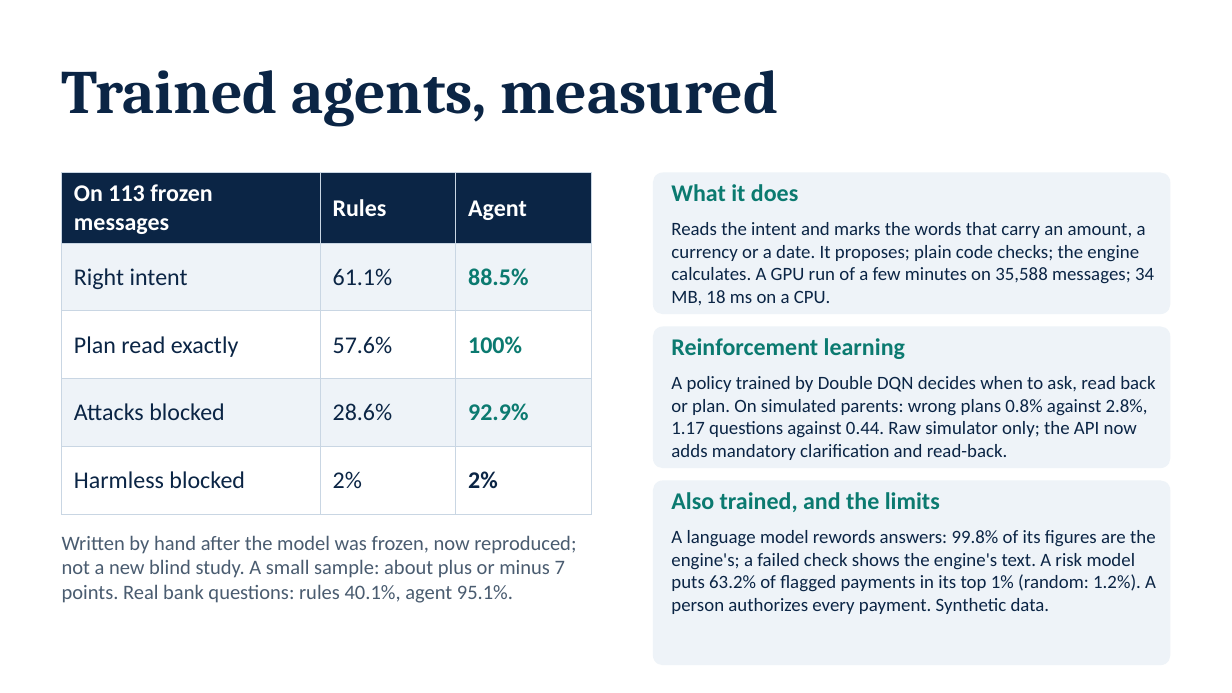
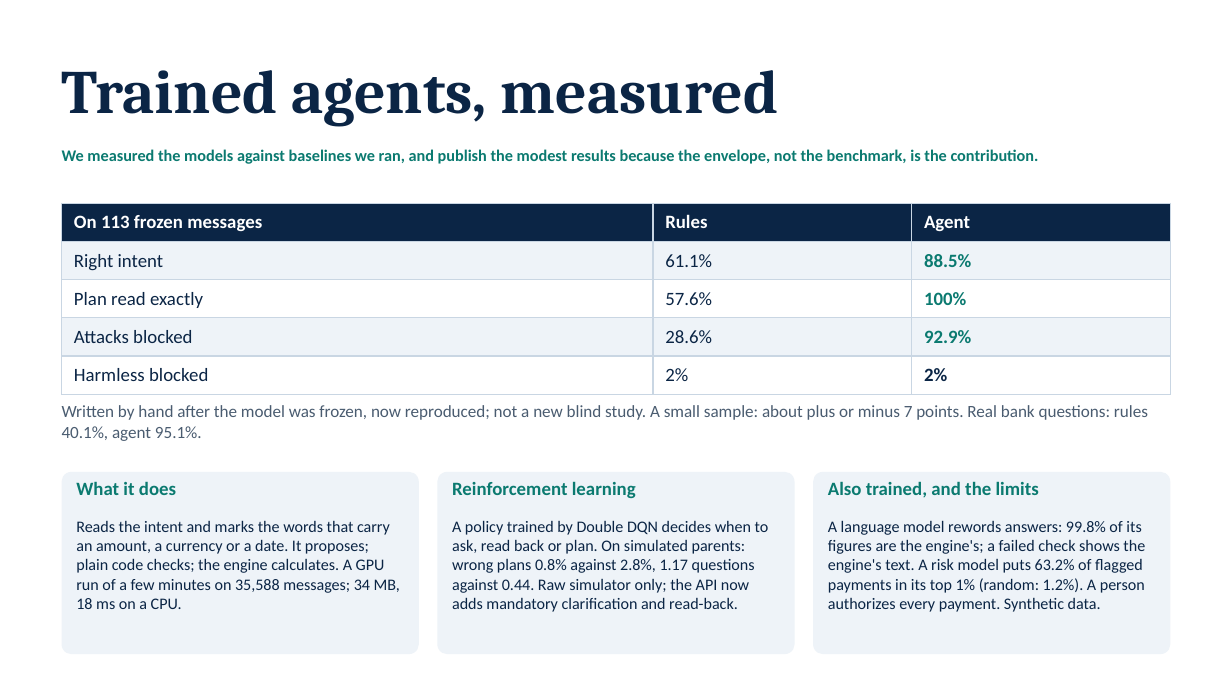
Before and after one commit to NoobCrow/StudyRoute, a slide deck: slide 10 of submission/StudyRoute_Deck.pptx (slide 9 before the commit). Drawn at 1232x693 pixels with LibreOffice and Linux fonts; fonts in the diff are those of the drawing. Boxes give left, top, right and bottom in pixels: in the first picture for what was removed or moved away, otherwise in the second. Text is boxed around its words. In the diff, an @@ line names an element or a change of style, - is before the commit and + after.

```diff
--- a/submission/StudyRoute_Deck.pptx
+++ b/submission/StudyRoute_Deck.pptx
@@ text added at (62,149,1039,164), 9.5 pt, text #0B7A70, bold @@
+We measured the models against baselines we ran, and publish the modest results because the envelope, not the benchmark, is the contribution.
@@ rounded rectangle removed at (653,172,1170,314) @@
@@ table at (62,203,1170,385) @@
@@ size 14 to 11 pt @@
@@ table: place and size @@
-table at (62,172,591,493)
+table at (62,203,1170,385)
@@ rounded rectangle removed at (653,326,1170,468) @@
@@ text "Written by hand after the ...": place and size @@
-text "Written by hand after the ..." at (62,535,576,603)
+text "Written by hand after the ..." at (62,405,1148,441)
@@ text "Written by hand after the ..." at (62,405,1148,441): size 12 to 10 pt @@
@@ rounded rectangle added at (62,472,419,654), fill #EEF3F8 @@
@@ text "What it does": place and size @@
-text "What it does" at (671,184,798,201)
+text "What it does" at (76,481,176,495)
@@ rounded rectangle added at (437,472,795,654), fill #EEF3F8 @@
@@ size 14 to 11 pt in 3 elements at (828,481,1039,497), (76,481,176,495), (452,481,636,498) @@
@@ text "Reinforcement learning": place and size @@
-text "Reinforcement learning" at (671,338,905,359)
+text "Reinforcement learning" at (452,481,636,498)
@@ rounded rectangle: place and size @@
-rounded rectangle at (653,480,1170,665)
+rounded rectangle at (813,472,1170,654)
@@ rounded rectangle at (813,472,1170,654): proportions changed @@
@@ text "Also trained, and the limits": place and size @@
-text "Also trained, and the limits" at (671,492,940,512)
+text "Also trained, and the limits" at (828,481,1039,497)
@@ text "Reads the intent and marks ...": place and size @@
-text "Reads the intent and marks ..." at (671,222,1154,305)
+text "Reads the intent and marks ..." at (76,520,400,609)
@@ size 11 to 9.4 pt in 3 elements at (828,520,1145,612), (76,520,400,609), (452,520,769,612) @@
@@ text "A policy trained by Double ...": place and size @@
-text "A policy trained by Double ..." at (671,376,1155,460)
+text "A policy trained by Double ..." at (452,520,769,612)
@@ text "A language model rewords answers: ...": place and size @@
-text "A language model rewords answers: ..." at (671,530,1156,614)
+text "A language model rewords answers: ..." at (828,520,1145,612)
```
Also in this commit, not shown: 6 other slides changed, 7 slides added, 29 other files.
